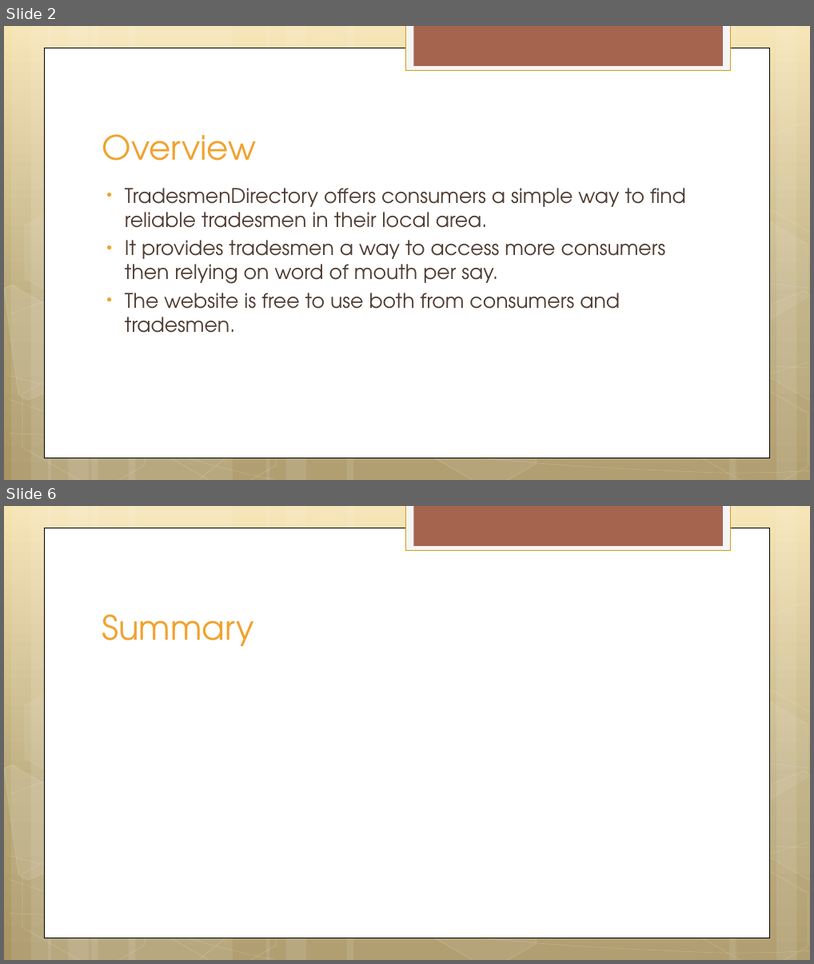
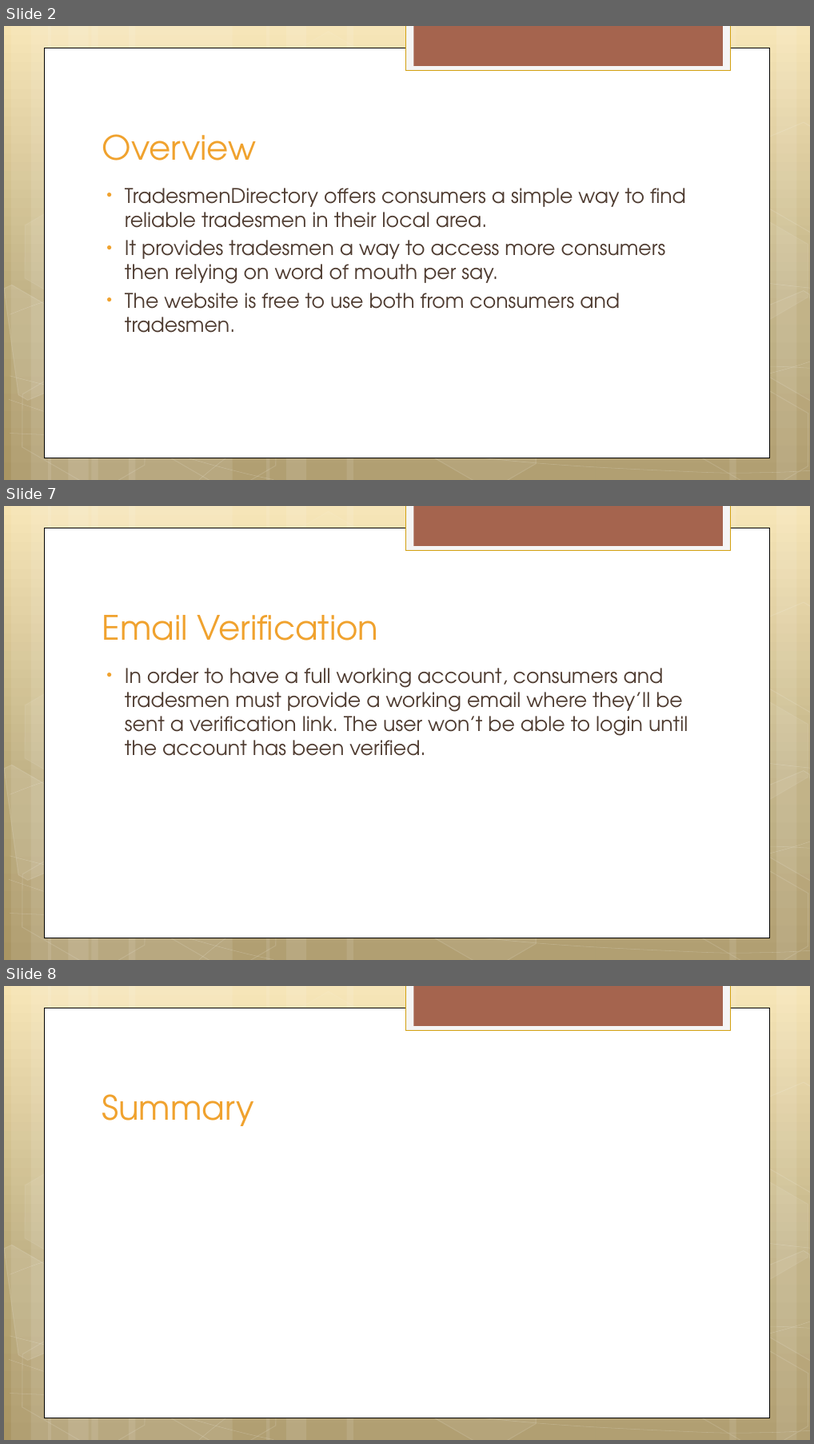
Before and after one commit to MehreenMalik/TradesmenDirectory, a slide deck: TradesmenDirectory.pptx. Shown one above the other, each under a label of ours: slides 2 and 6 before the commit, slides 2, 7 and 8 after it; the slides between them are not shown. The pictures are 814x964 and 814x1444 pixels, drawn with LibreOffice and Linux fonts; fonts in the diff are those of the drawing. Boxes give left, top, right and bottom in pixels: in the first picture for what was removed or moved away, otherwise in the second. Text is boxed around its words. In the diff, an @@ line names an element or a change of style, - is before the commit and + after.

Commit message:
Added in a user profile screenshot and some text.

```diff
--- a/TradesmenDirectory.pptx
+++ b/TradesmenDirectory.pptx
@@ slide 7 added at bbox=[4, 506, 810, 960], background gradient #F6E4B0 to #BAA878 to #A99764; not listed: 30 template elements that a slide beside it also shows @@
@@ title added at bbox=[102, 615, 378, 640], 40 pt, text #F0A22E @@
+Email Verification
@@ text added at bbox=[125, 668, 688, 756], 24 pt, text #4E3B30 @@
+• In order to have a full working account, consumers and tradesmen must provide a working email where they’ll be sent a verification link. The user won’t be able to login until the account has been verified.
@@ what was slide 6 is now slide 8 @@
```
Also in this commit, not shown: 1 slide changed, 3 other slides added, 2 slides removed.
